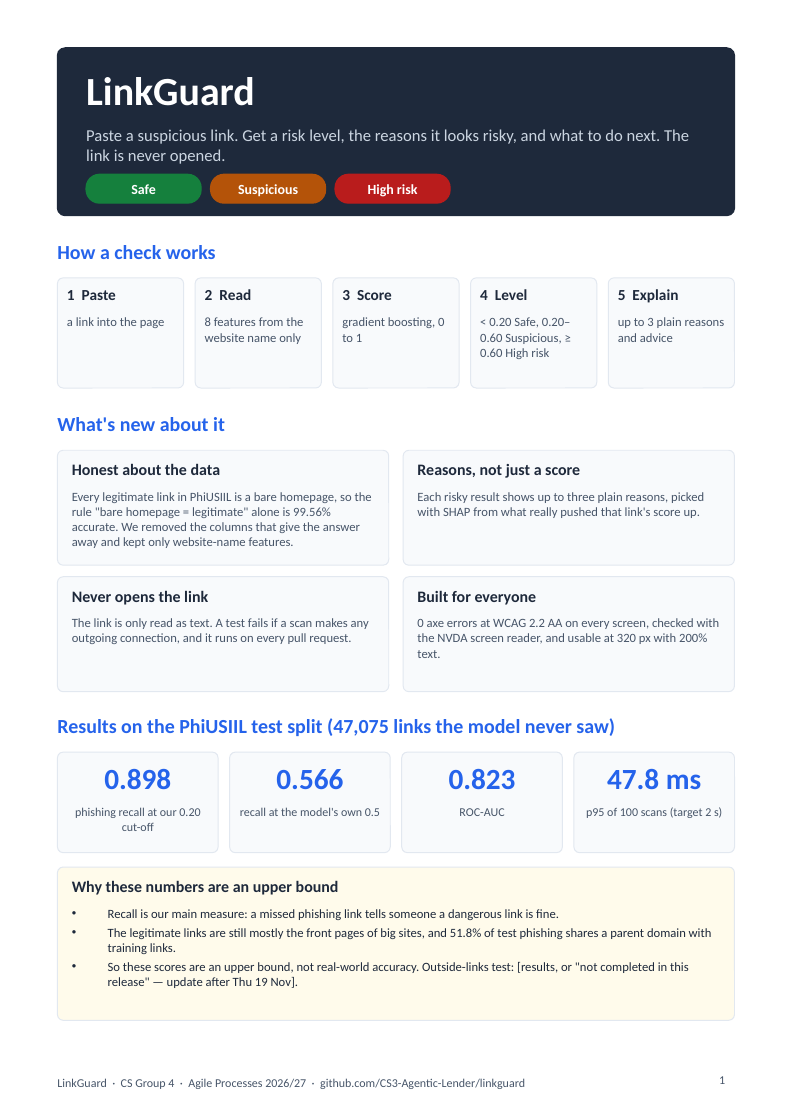
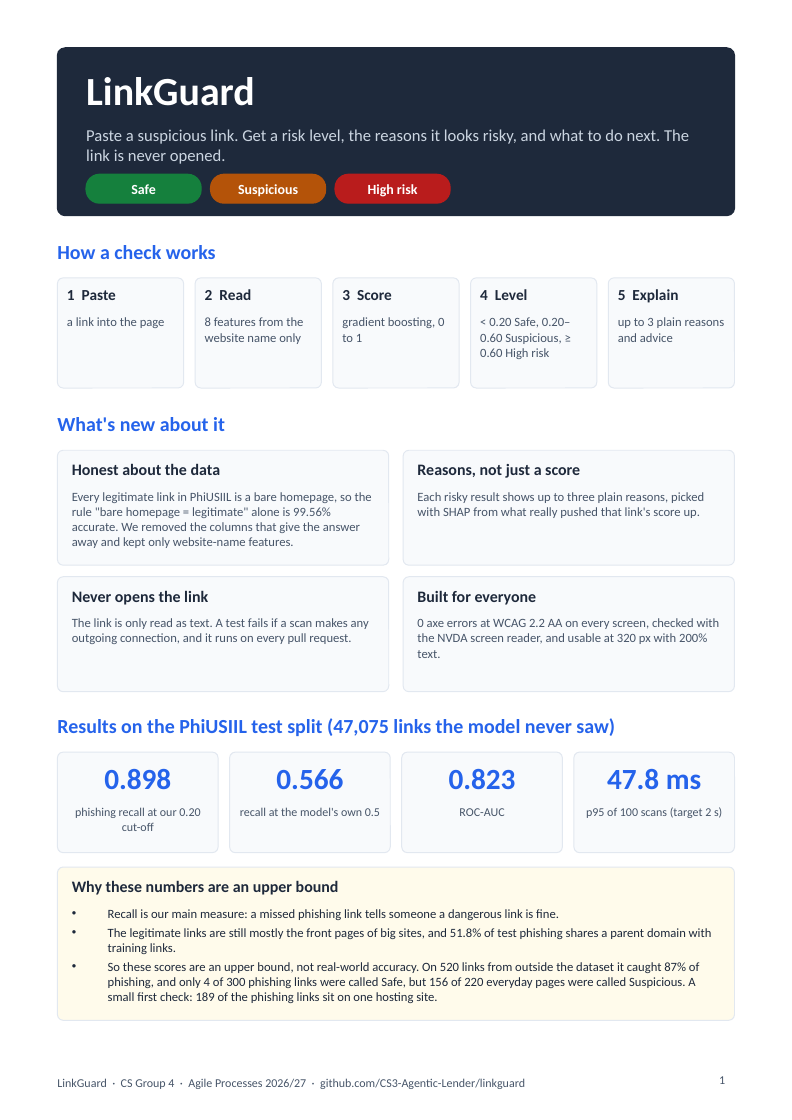
Before and after one commit to CS3-Agentic-Lender/linkguard, a slide deck: slide 1 of docs/presentation/LinkGuard-handout.pptx. Drawn at 792x1120 pixels with LibreOffice and Linux fonts; fonts in the diff are those of the drawing. Boxes give left, top, right and bottom in pixels: in the first picture for what was removed or moved away, otherwise in the second. Text is boxed around its words. In the diff, an @@ line names an element or a change of style, - is before the commit and + after.

Commit message:
ALG-142 extend the deck to 15 minutes with the outside test and pipeline

```diff
--- a/docs/presentation/LinkGuard-handout.pptx
+++ b/docs/presentation/LinkGuard-handout.pptx
@@ text at <box>108,962,699,1003</box>: text changed @@
-• So these scores are an upper bound, not real-world accuracy. Outside-links test: [results, or "not completed in this release" — update after Thu 19 Nov].
+• So these scores are an upper bound, not real-world accuracy. On 520 links from outside the dataset it caught 87% of phishing, and only 4 of 300 phishing links were called Safe, but 156 of 220 everyday pages were called Suspicious. A small first check: 189 of the phishing links sit on one hosting site.
```
Also in this commit, not shown: 1 other file.
